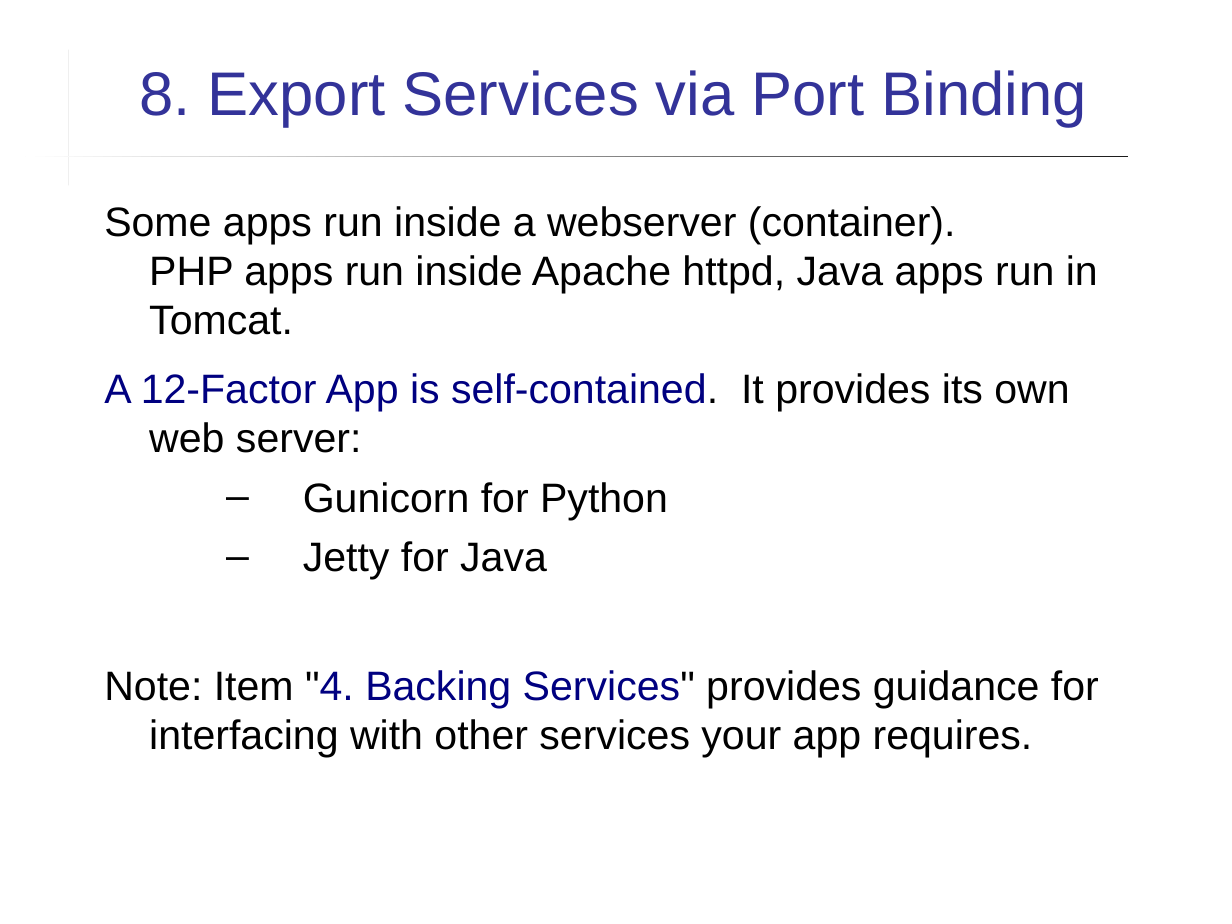
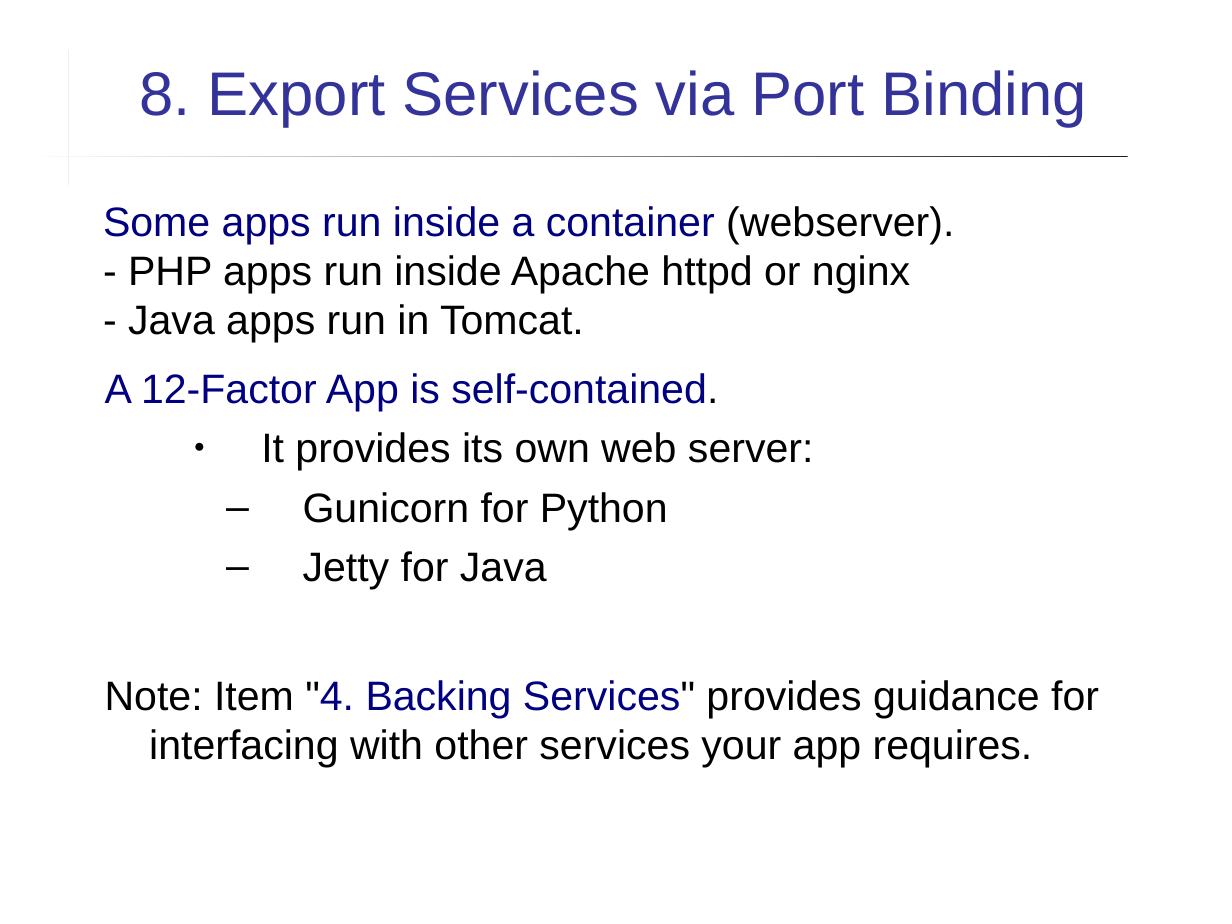
Before and after one commit to cpske/ISP, a slide deck: slide 10 of web/12FactorApp.ppt. Drawn at 1232x924 pixels with LibreOffice and Linux fonts; fonts in the diff are those of the drawing. Boxes give left, top, right and bottom in pixels: in the first picture for what was removed or moved away, otherwise in the second. Text is boxed around its words. In the diff, an @@ line names an element or a change of style, - is before the commit and + after.

```diff
--- a/web/12FactorApp.ppt
+++ b/web/12FactorApp.ppt
@@ text at (x1=103, y1=206, x2=954, y2=471): text changed @@
-Some apps run inside a webserver (container).
-PHP apps run inside Apache httpd, Java apps run in Tomcat.
-A 12-Factor App is self-contained. It provides its own web server:
+Some apps run inside a container (webserver).
+- PHP apps run inside Apache httpd or nginx
+- Java apps run in Tomcat.
+A 12-Factor App is self-contained.
+  ● It provides its own web server:
```
Also in this commit, not shown: 2 other slides changed, 6 other files.
